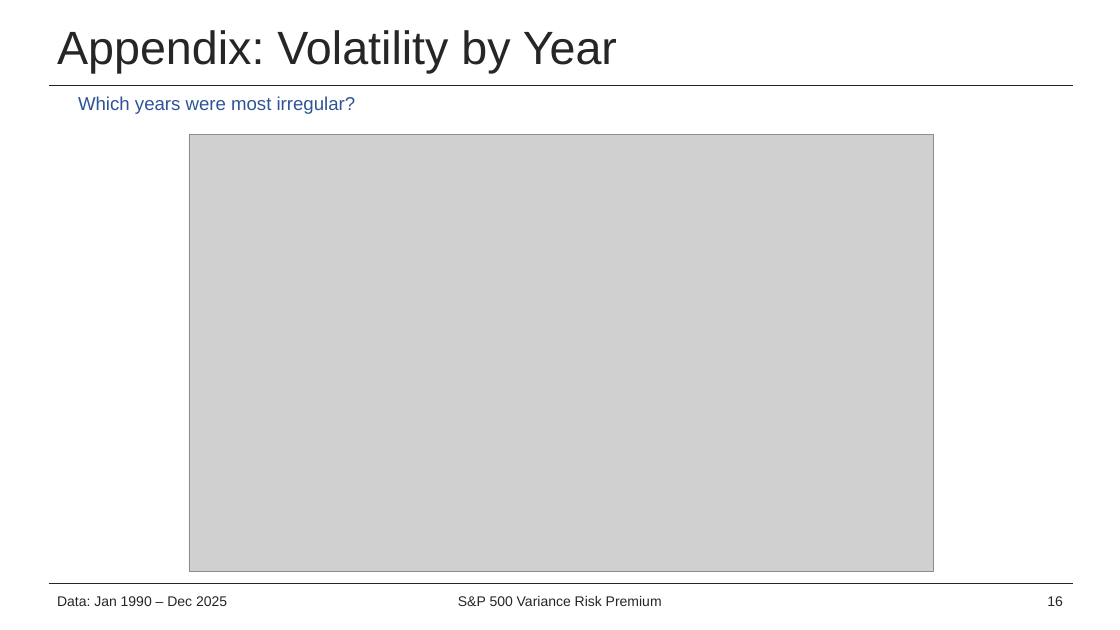
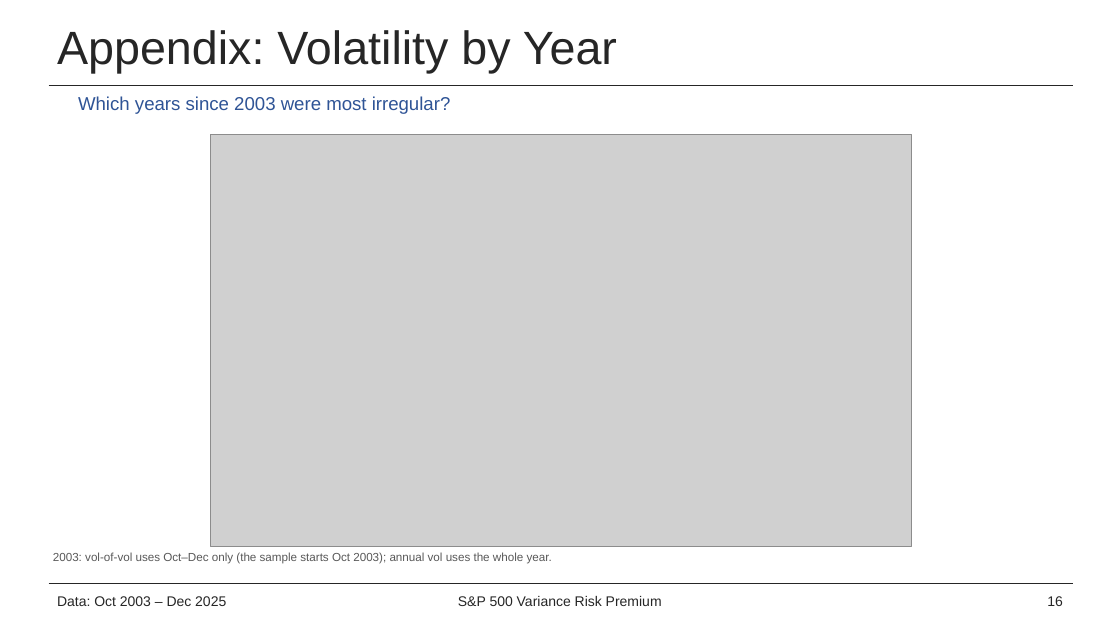
Before and after one commit to alston-yam/project_VIX, a slide deck: slide 16 of deck/VIX_pitch.pptx. Drawn at 1120x630 pixels with LibreOffice and Linux fonts; fonts in the diff are those of the drawing; grey boxes stand for pictures; background and template pictures are left out. Boxes give left, top, right and bottom in pixels: in the first picture for what was removed or moved away, otherwise in the second. Text is boxed around its words. In the diff, an @@ line names an element or a change of style, - is before the commit and + after.

```diff
--- a/deck/VIX_pitch.pptx
+++ b/deck/VIX_pitch.pptx
@@ text at (78, 96, 451, 114): text changed @@
-Which years were most irregular?
+Which years since 2003 were most irregular?
@@ picture: place and size @@
-picture at (189, 134, 933, 571)
+picture at (211, 134, 912, 546)
@@ text added at (53, 552, 552, 564), 10 pt, text #595959 @@
+2003: vol-of-vol uses Oct–Dec only (the sample starts Oct 2003); annual vol uses the whole year.
@@ text at (57, 596, 226, 606): text changed @@
-Data: Jan 1990 – Dec 2025
+Data: Oct 2003 – Dec 2025
```
Also in this commit, not shown: 15 other slides changed, 1 slide added, 53 other files.
